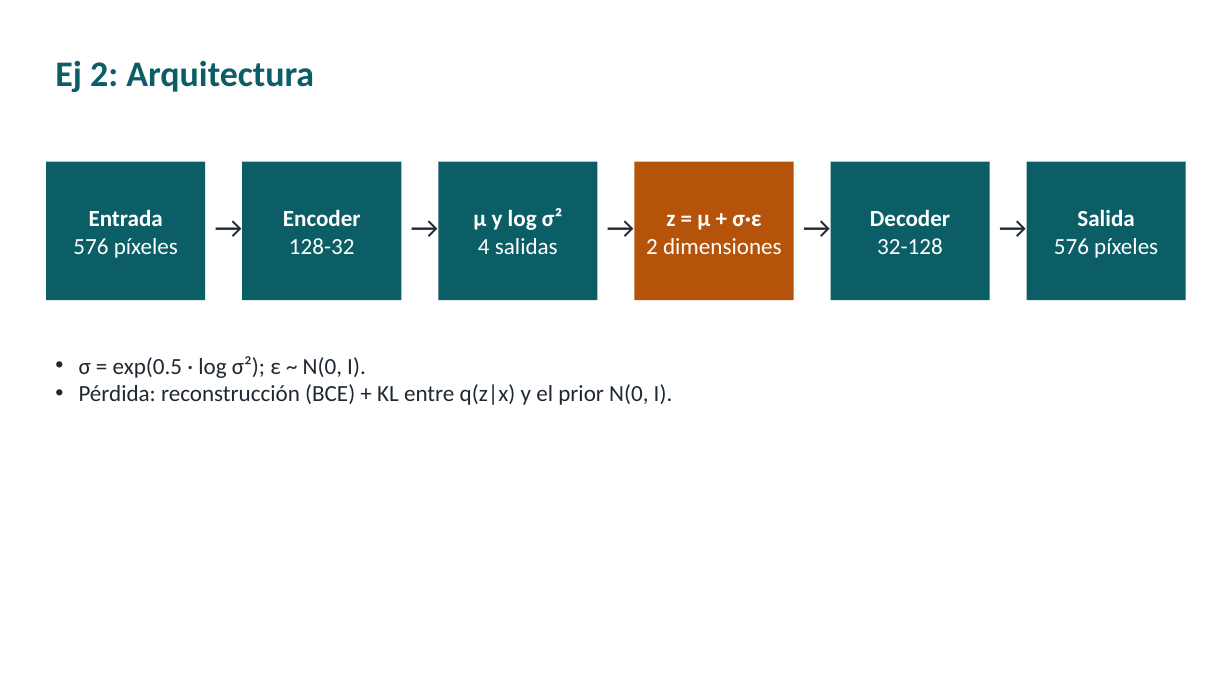
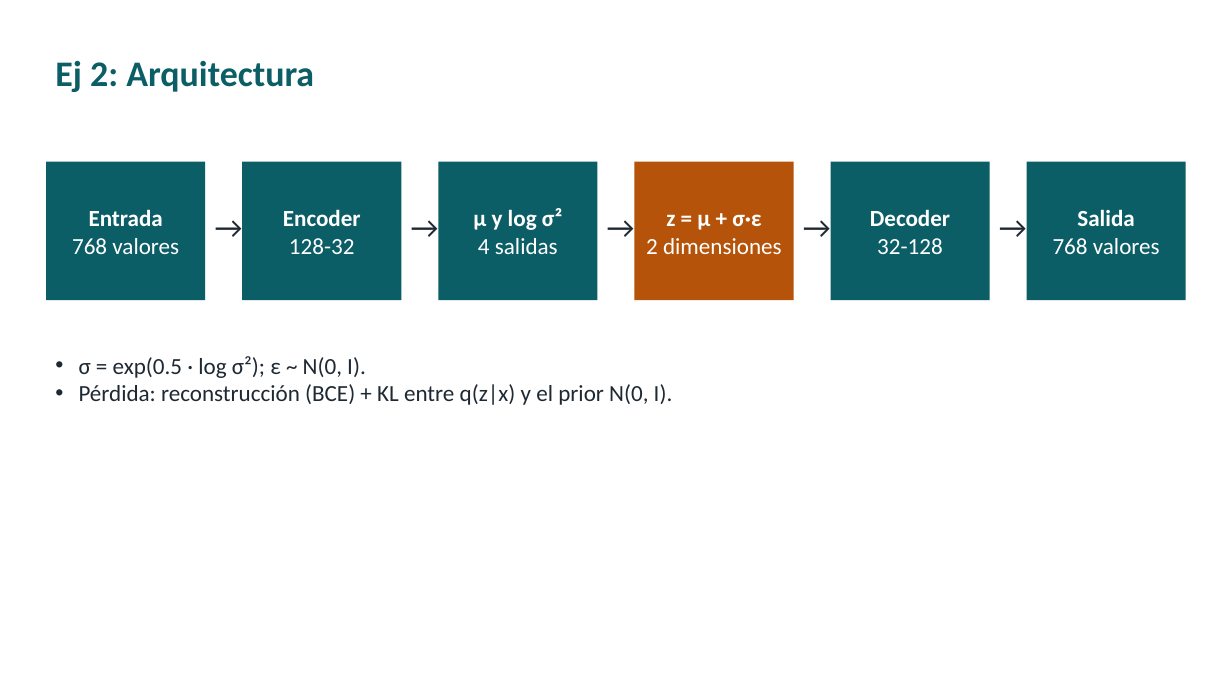
Before and after one commit to ldicandia/SIA-G3, a slide deck: slide 20 of TP5/presentacion/TP5-autoencoders.pptx. Drawn at 1232x693 pixels with LibreOffice and Linux fonts; fonts in the diff are those of the drawing. Boxes give left, top, right and bottom in pixels: in the first picture for what was removed or moved away, otherwise in the second. Text is boxed around its words. In the diff, an @@ line names an element or a change of style, - is before the commit and + after.

```diff
--- a/TP5/presentacion/TP5-autoencoders.pptx
+++ b/TP5/presentacion/TP5-autoencoders.pptx
@@ text in rectangle at (x1=72, y1=238, x2=179, y2=254): text changed @@
-576 píxeles
+768 valores
@@ text in rectangle at (x1=1053, y1=238, x2=1160, y2=254): text changed @@
-576 píxeles
+768 valores
```
Also in this commit, not shown: 5 other slides changed, 2 slides added, 2 slides removed, 33 other files.
